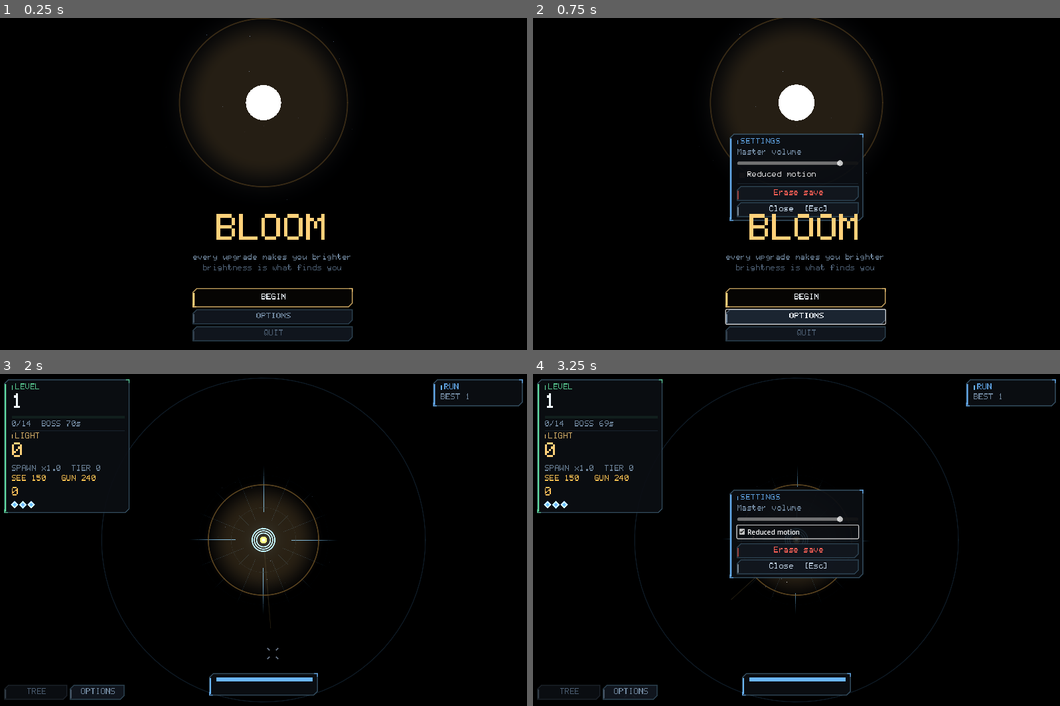
Above: before the commit, frames 1-4 (two rows, left to right).
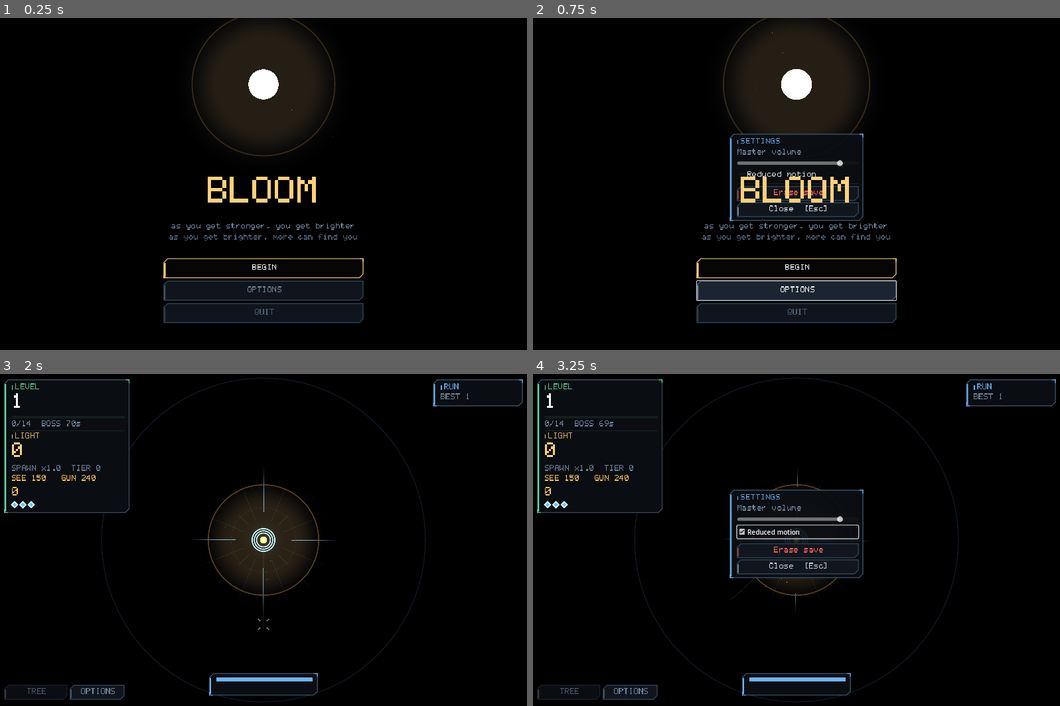
Above: after the commit, the same moments.

Repository: joseph-bergin/bloom
Game: Godot game, scene res://scenes/TitleScreen.tscn
The game is run twice, just before and just after one commit, with the same random seed, the same clock (stepped at 60 frames per second) and the same inputs.
Inputs:
- Up to frame 1 (0.25 s): no input
- Up to frame 2 (0.75 s): click "OPTIONS" at 0.5 s
- Up to frame 3 (2 s): click "BEGIN" at 1.25 s
- Up to frame 4 (3.25 s): click "OPTIONS" at 2 s; click "Reduced motion" at 2.75 s

The runs differ from the first frame. In frame 1, 9.5% of the frame differs, in the area x 30-70%, y 0-98%; in frame 2, 8.3%; in frame 3, less than 0.1%; in frame 4, nothing differs.

Commit message:
Centre the title, even out the buttons, say what the game is
Enemies off the title screen — one bloom in the dark says it better.

The menu is one column of a single width now: every label centres inside
it and every button fills it at the same height, so nothing can drift out
of alignment as the wording changes. Measured rather than eyeballed —
every element centres on 640 of a 1280 viewport, the three buttons are
identical at 480x46 spaced evenly, and the block ends inside the frame.

The tagline says the actual thesis: as you get stronger, you get brighter;
as you get brighter, more can find you.

Worth noting for next time: the previous pass at this was off-centre by
exactly 70px because a string replacement silently did not match and the
old numbers stayed. Two rounds of guessing at the cause; one round of
printing the rects found it immediately.

Co-Authored-By: Claude Opus 5 <noreply@anthropic.com>

Diff:
--- a/scenes/TitleArt.gd
+++ b/scenes/TitleArt.gd
@@ -1,24 +1,19 @@
 extends Node2D
-## The title screen's field: a bloom breathing in the dark with things
-## drifting at the edge of the light, never quite arriving.
+## The title screen's field: one bloom, breathing, in the dark.
 ##
-## It is the whole game stated without a word — this is what you are, that
-## is what the light is for, and those are what it attracts.
+## It is the whole game stated without a word — this is what you are, and
+## that circle of light is all of it you can see by.
 
 const STARS := 260
-const DRIFTERS := 26
 
 var _stars := PackedVector2Array()
 var _star_cols := PackedColorArray()
-var _drift_pos: Array[Vector2] = []
-var _drift_vel: Array[Vector2] = []
-var _drift_tier: Array[int] = []
 var _t: float = 0.0
 var _rng := RandomNumberGenerator.new()
 
 ## The lit radius, breathing. TitleScreen reads this to drive the darkness.
-const SIGHT_MID := 200.0
-const SIGHT_SWING := 34.0
+const SIGHT_MID := 170.0
+const SIGHT_SWING := 28.0
 var sight: float = SIGHT_MID
 
 ## The widest the pool ever gets, so the layout can sit clear of it.
@@ -35,27 +30,11 @@
 		_stars.append(p + Vector2(1.4, 0))
 		var b: float = _rng.randf_range(0.25, 1.15)
 		_star_cols.append(Color(0.62, 0.76, 0.98) * b)
-	for _i in range(DRIFTERS):
-		_spawn(_rng.randf_range(250.0, 700.0))
-
-func _spawn(dist: float) -> void:
-	var a: float = _rng.randf() * TAU
-	var p := Vector2(cos(a), sin(a)) * dist
-	_drift_pos.append(p)
-	_drift_vel.append(-p.normalized() * _rng.randf_range(7.0, 17.0))
-	_drift_tier.append(_rng.randi_range(0, 5))
 
 func _process(delta: float) -> void:
 	_t += delta
 	# A slow tide in and out, so the light is visibly a thing that changes.
 	sight = SIGHT_MID + sin(_t * 0.30) * SIGHT_SWING
-	for i in range(_drift_pos.size()):
-		_drift_pos[i] += _drift_vel[i] * delta
-		# Nothing ever reaches you here. They turn at the edge of the light.
-		if _drift_pos[i].length() < sight * 0.50:
-			_drift_vel[i] = -_drift_vel[i]
-		elif _drift_pos[i].length() > 900.0:
-			_drift_vel[i] = -_drift_vel[i]
 	queue_redraw()
 
 func _draw() -> void:
@@ -65,17 +44,9 @@
 		pts.append(xf * p)
 	draw_multiline_colors(pts, _star_cols, 1.0)
 
-	for i in range(_drift_pos.size()):
-		var p: Vector2 = _drift_pos[i]
-		if p.length() > sight:
-			continue   # past the light there is nothing to see
-		var r: float = 7.0 + float(_drift_tier[i]) * 2.4
-		draw_rect(Rect2(p - Vector2(r, r), Vector2(r, r) * 2.0),
-			UITheme.tier_colour(_drift_tier[i]) * 1.05)
-
 	# The bloom, breathing.
 	var pulse: float = 1.0 + 0.045 * sin(_t * 1.15)
-	var br: float = 42.0 * pulse
+	var br: float = 36.0 * pulse
 	draw_circle(Vector2.ZERO, br, Color(0.95, 0.72, 0.35) * 2.0)
 	draw_circle(Vector2.ZERO, br * 0.45, Color(1.0, 0.95, 0.8) * 3.0)
 	draw_arc(Vector2.ZERO, sight, 0.0, TAU, 96, Color(1.0, 0.74, 0.34) * 0.55, 1.6, true)
--- a/scenes/TitleScreen.gd
+++ b/scenes/TitleScreen.gd
@@ -33,17 +33,18 @@
 	_placed_for = vp
 	# The bloom sits above centre so the wordmark and menu have the lower
 	# half to themselves.
-	art.position = Vector2(vp.x * 0.5, vp.y * 0.255)
+	art.position = Vector2(round(vp.x * 0.5), round(vp.y * 0.20))
 	art.scale = Vector2.ONE * minf(vp.x / 1280.0, vp.y / 800.0)
 	darkness.position = art.position - Vector2(COVER, COVER) * art.scale.x
 	darkness.size = Vector2(COVER, COVER) * 2.0 * art.scale.x
 	if _menu_col != null:
 		# Directly under the bloom, with room for its glow.
-		_menu_col.size = Vector2(340.0, 0.0)
+		_menu_col.size = Vector2(COL_W, 0.0)
 		# Clear of the pool at its widest, so the wordmark sits in the dark
 		# below the light rather than inside it.
-		_menu_col.position = Vector2(vp.x * 0.5 - 170.0,
-			art.position.y + (art.sight_max() + 34.0) * art.scale.x)
+		_menu_col.position = Vector2(
+			round(vp.x * 0.5 - COL_W * 0.5),
+			round(art.position.y + (art.sight_max() + 24.0) * art.scale.x))
 
 func _process(_delta: float) -> void:
 	# Self-correcting: the viewport is not always sized when _ready runs,
@@ -56,62 +57,72 @@
 	_mat.set_shader_parameter("sight_uv", art.sight / (COVER * 2.0))
 	_mat.set_shader_parameter("feather", 0.030)
 
+## One column, one width. Every label centres inside it and every button
+## fills it, so nothing can drift out of alignment as the wording changes.
+const COL_W := 480.0
+const BTN_H := 46.0
+
 func _build_menu() -> void:
 	var col := VBoxContainer.new()
-	col.custom_minimum_size = Vector2(340, 0)
+	col.custom_minimum_size = Vector2(COL_W, 0.0)
 	col.add_theme_constant_override("separation", 6)
-	# Positioned absolutely from _place() rather than anchored. Presets kept
-	# resolving against a parent that had no size yet, which pinned the
-	# whole menu to the left edge.
+	col.alignment = BoxContainer.ALIGNMENT_BEGIN
+	# Positioned absolutely from _place(). Anchor presets kept resolving
+	# against a parent that had no size yet and pinned this to the left.
 	add_child(col)
 	_menu_col = col
 
-	var word := UITheme.label("BLOOM", UITheme.LUM, UITheme.TITLE)
-	word.horizontal_alignment = HORIZONTAL_ALIGNMENT_CENTER
-	col.add_child(word)
-	var tag := UITheme.label("every upgrade makes you brighter",
-		UITheme.TEXT_DIM, UITheme.TINY)
-	tag.horizontal_alignment = HORIZONTAL_ALIGNMENT_CENTER
-	col.add_child(tag)
-	var tag2 := UITheme.label("brightness is what finds you",
-		UITheme.TEXT_FAINT, UITheme.TINY)
-	tag2.horizontal_alignment = HORIZONTAL_ALIGNMENT_CENTER
-	col.add_child(tag2)
+	col.add_child(_centred("BLOOM", UITheme.LUM, UITheme.TITLE))
+	col.add_child(_spacer(10))
+	col.add_child(_centred("as you get stronger, you get brighter",
+		UITheme.TEXT_DIM, UITheme.TINY))
+	col.add_child(_centred("as you get brighter, more can find you",
+		UITheme.TEXT_FAINT, UITheme.TINY))
+	col.add_child(_spacer(28))
 
-	col.add_child(_spacer(26))
 	_menu = VBoxContainer.new()
-	_menu.add_theme_constant_override("separation", 7)
+	_menu.add_theme_constant_override("separation", 8)
 	col.add_child(_menu)
 
 	var s: GameStateData = GameState.s
 	var resumable: bool = SaveManager.has_save() and not s.run_over and s.level > 1
 	if resumable:
-		_continue = UITheme.cta("CONTINUE  LEVEL %d" % s.level, UITheme.GOOD)
-		_continue.custom_minimum_size = Vector2(0, 44)
+		_continue = _action("CONTINUE  LEVEL %d" % s.level, UITheme.GOOD, true)
 		_continue.pressed.connect(_resume)
 		_menu.add_child(_continue)
 
-	var start := UITheme.cta("NEW RUN" if resumable else "BEGIN", UITheme.LUM)
-	start.custom_minimum_size = Vector2(0, 44)
+	var start := _action("NEW RUN" if resumable else "BEGIN", UITheme.LUM, not resumable)
 	start.pressed.connect(_begin)
 	_menu.add_child(start)
 
-	var opts := UITheme.button("OPTIONS", UITheme.TEXT_DIM)
-	opts.custom_minimum_size = Vector2(0, 34)
+	var opts := _action("OPTIONS", UITheme.TEXT_DIM, false)
 	opts.pressed.connect(func(): settings.toggle())
 	_menu.add_child(opts)
 
-	var quit := UITheme.button("QUIT", UITheme.TEXT_FAINT)
-	quit.custom_minimum_size = Vector2(0, 34)
+	var quit := _action("QUIT", UITheme.TEXT_FAINT, false)
 	quit.pressed.connect(func(): get_tree().quit())
 	_menu.add_child(quit)
 
-	col.add_child(_spacer(14))
-	_best = UITheme.label("", UITheme.TEXT_FAINT, UITheme.TINY)
-	_best.horizontal_alignment = HORIZONTAL_ALIGNMENT_CENTER
+	col.add_child(_spacer(16))
+	_best = _centred("", UITheme.TEXT_FAINT, UITheme.TINY)
 	col.add_child(_best)
 	if s.best_level > 1:
 		_best.text = "BEST  LEVEL %d" % s.best_level
+
+## Every button is the same height and fills the column; only the primary
+## one is emphasised, so the block reads as one stack.
+func _action(text: String, col: Color, primary: bool) -> Button:
+	var b: Button = UITheme.cta(text, col) if primary else UITheme.button(text, col)
+	b.custom_minimum_size = Vector2(COL_W, BTN_H)
+	b.size_flags_horizontal = Control.SIZE_FILL
+	return b
+
+func _centred(text: String, col: Color, size: int) -> Label:
+	var l := UITheme.label(text, col, size)
+	l.horizontal_alignment = HORIZONTAL_ALIGNMENT_CENTER
+	l.custom_minimum_size = Vector2(COL_W, 0.0)
+	l.size_flags_horizontal = Control.SIZE_FILL
+	return l
 
 func _spacer(h: int) -> Control:
 	var c := Control.new()
Not shown, changed: README.md
